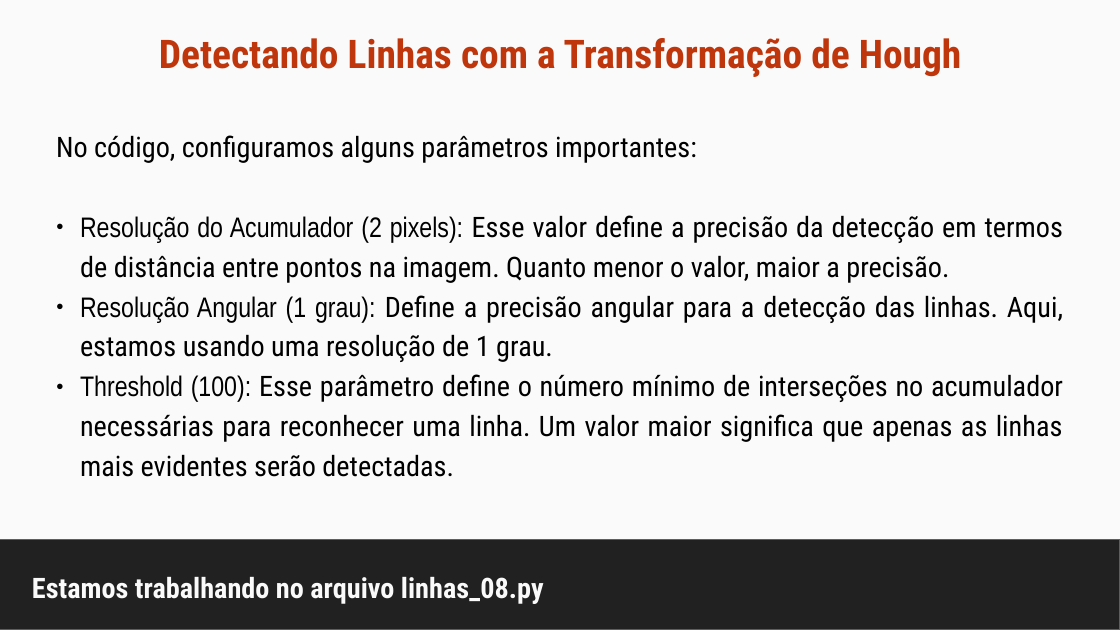
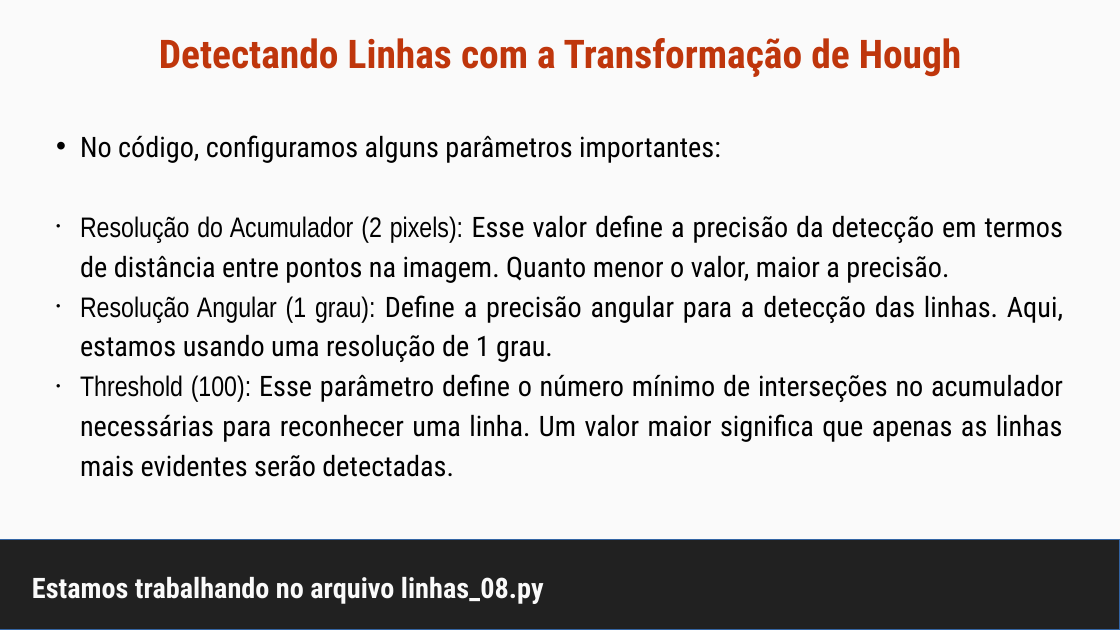
Before and after one commit to maurizioprizzi/finding_lanes, a slide deck: slide 25 of computer_vision_encounter_01.odp. Drawn at 1120x630 pixels with LibreOffice and Linux fonts; fonts in the diff are those of the drawing. Boxes give left, top, right and bottom in pixels: in the first picture for what was removed or moved away, otherwise in the second. Text is boxed around its words. In the diff, an @@ line names an element or a change of style, - is before the commit and + after.

```diff
--- a/computer_vision_encounter_01.odp
+++ b/computer_vision_encounter_01.odp
@@ text "No código, configuramos alguns parâmetros ..." at box(80, 135, 1063, 477): bullet none to •; bullet ● to • @@
```
Also in this commit, not shown: 7 other slides changed, 2 slides removed, 2 other files.
